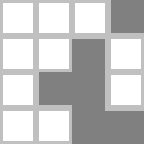
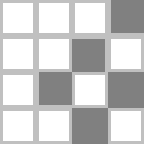
Layer changes from the first w=144, h=144 image to the second:
added layer "Layer 3" above "Layer 2" over (x1=108, y1=111, x2=144, y2=144)
added layer "Layer 2" above "Layer 1" over (x1=72, y1=72, x2=105, y2=108)
painted on "Layer 1" over (x1=105, y1=72, x2=144, y2=111)
